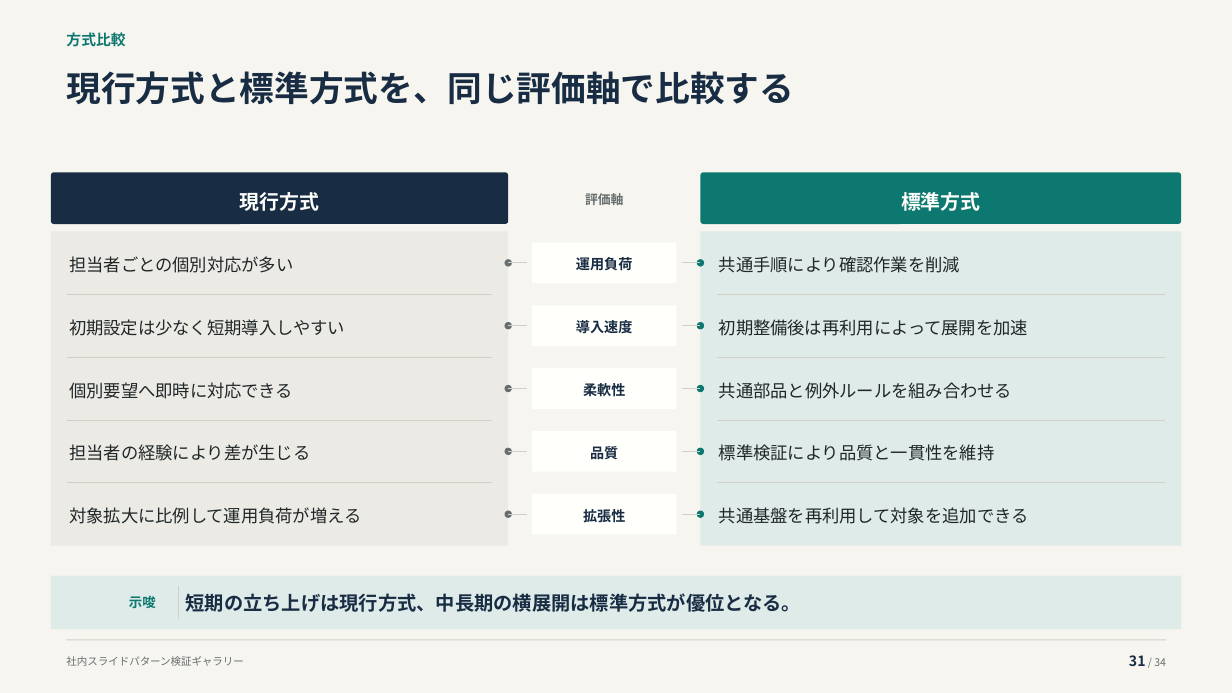
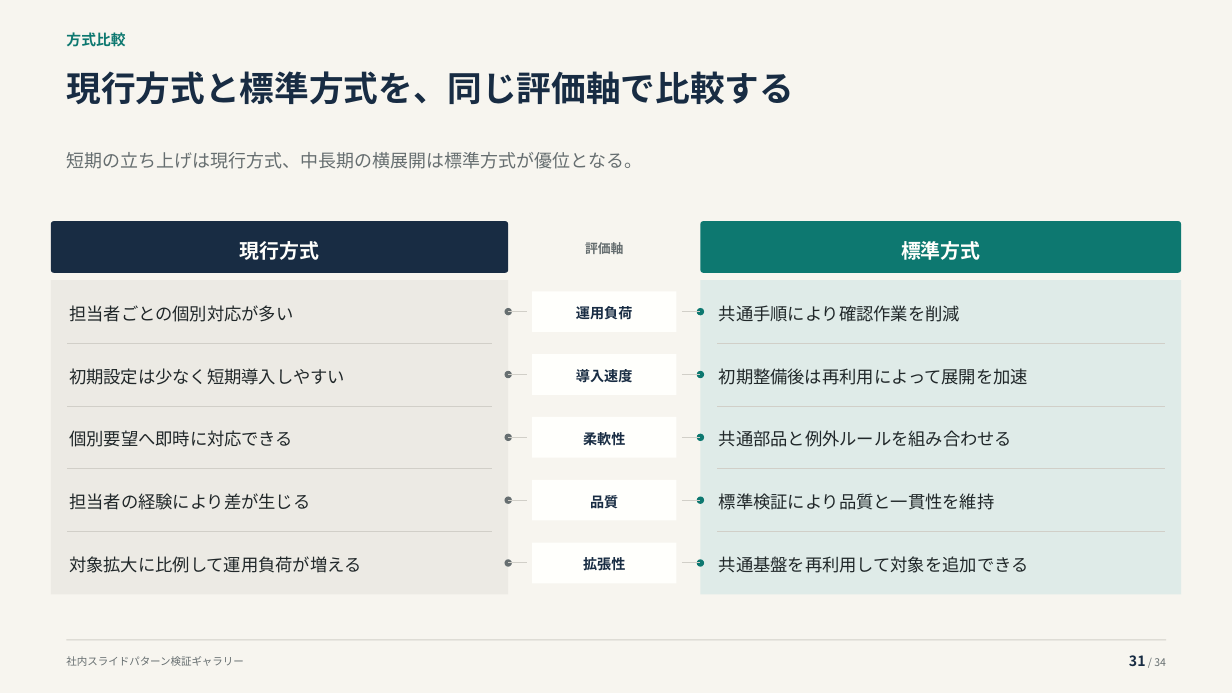
Before and after one commit to thinas1115/pptxdsl, a slide deck: slide 31 of examples/gallery/pattern_gallery.pptx. Drawn at 1232x693 pixels with LibreOffice and Linux fonts; fonts in the diff are those of the drawing; background and template pictures are left out. Boxes give left, top, right and bottom in pixels: in the first picture for what was removed or moved away, otherwise in the second. Text is boxed around its words. In the diff, an @@ line names an element or a change of style, - is before the commit and + after.

Commit message:
下部注記カードを廃止してleadへ統合

```diff
--- a/examples/gallery/pattern_gallery.pptx
+++ b/examples/gallery/pattern_gallery.pptx
@@ text "短期の立ち上げは現行方式、中長期の横展開は標準方式が優位となる。": place and size @@
-text "短期の立ち上げは現行方式、中長期の横展開は標準方式が優位となる。" at <box>186,593,801,612</box>
+text "短期の立ち上げは現行方式、中長期の横展開は標準方式が優位となる。" at <box>66,152,642,169</box>
@@ text "短期の立ち上げは現行方式、中長期の横展開は標準方式が優位となる。" at <box>66,152,642,169</box>: size 15 to 14 pt, text colour #182C43 to #666E70, bold off; line spacing 1.15 to 1.18; vertical alignment middle to top @@
@@ 18 texts, 2 rectangles, 2 rounded rectangles: place and size @@
-18 texts, 2 rectangles, 2 rounded rectangles at <box>51,172,1181,545</box>
+18 texts, 2 rectangles, 2 rounded rectangles at <box>51,221,1181,594</box>
@@ 14 lines, 8 ellipses, 4 rectangles: place and size @@
-14 lines, 8 ellipses, 4 rectangles at <box>67,306,1165,534</box>
+14 lines, 8 ellipses, 4 rectangles at <box>67,291,1165,520</box>
@@ line moved from (67, 295) - (492, 295) to (67, 531) - (492, 531) @@
@@ line moved from (717, 295) - (1165, 295) to (717, 531) - (1165, 531) @@
@@ 2 ellipses, 2 lines, 1 rectangle: place and size @@
-2 ellipses, 2 lines, 1 rectangle at <box>505,242,704,283</box>
+2 ellipses, 2 lines, 1 rectangle at <box>505,543,704,583</box>
@@ rectangle removed at <box>51,576,1181,629</box> @@
@@ ellipse removed at <box>66,583,104,622</box> @@
@@ text removed at <box>129,596,156,608</box> @@
-示唆
@@ line removed from (178, 586) to (178, 619) @@
```
Also in this commit, not shown: 7 other slides changed, 28 other files.
